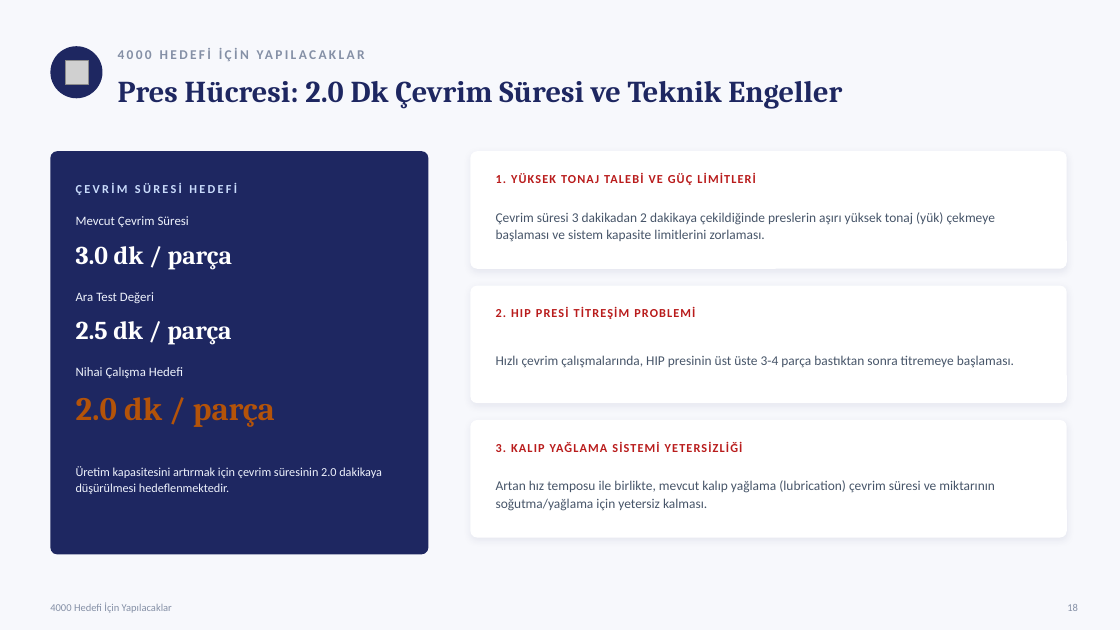
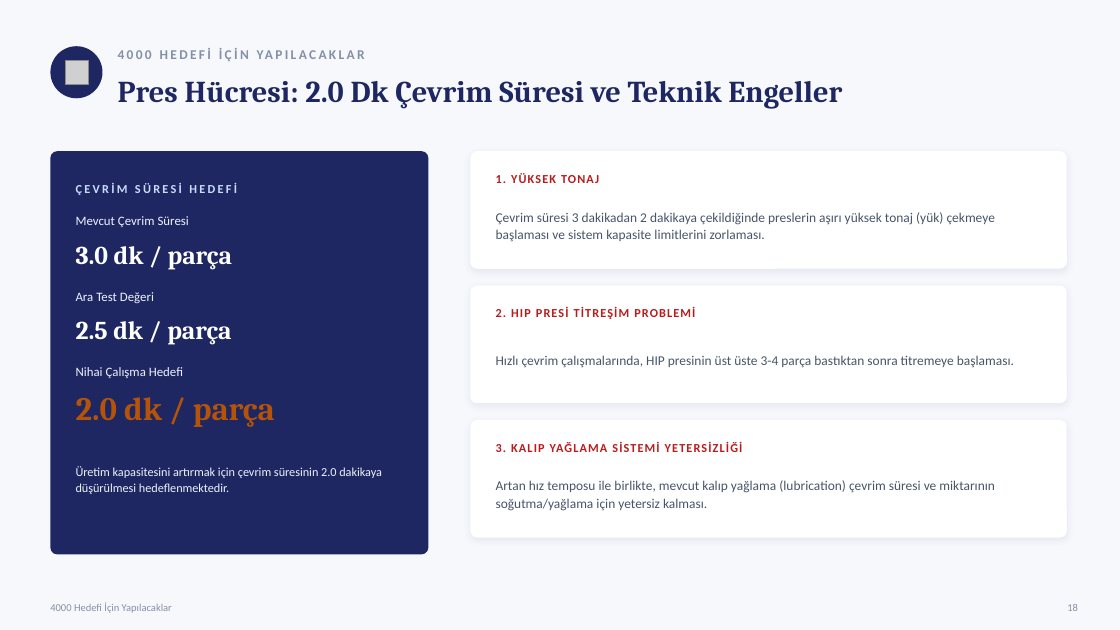
Before and after one commit to sgtdali/ManufUI, a slide deck: slide 19 of docs/sunumlar/Repkon-HF901-Ust-Yonetim-Sunumu-2026-07.pptx. Drawn at 1120x630 pixels with LibreOffice and Linux fonts; fonts in the diff are those of the drawing; grey boxes stand for pictures. Boxes give left, top, right and bottom in pixels: in the first picture for what was removed or moved away, otherwise in the second. Text is boxed around its words. In the diff, an @@ line names an element or a change of style, - is before the commit and + after.

```diff
--- a/docs/sunumlar/Repkon-HF901-Ust-Yonetim-Sunumu-2026-07.pptx
+++ b/docs/sunumlar/Repkon-HF901-Ust-Yonetim-Sunumu-2026-07.pptx
@@ text at (x1=496, y1=173, x2=913, y2=225): text changed @@
-1. YÜKSEK TONAJ TALEBİ VE GÜÇ LİMİTLERİ
+1. YÜKSEK TONAJ
```
Also in this commit, not shown: 11 other slides changed, 3 slides added, 1 other file.
